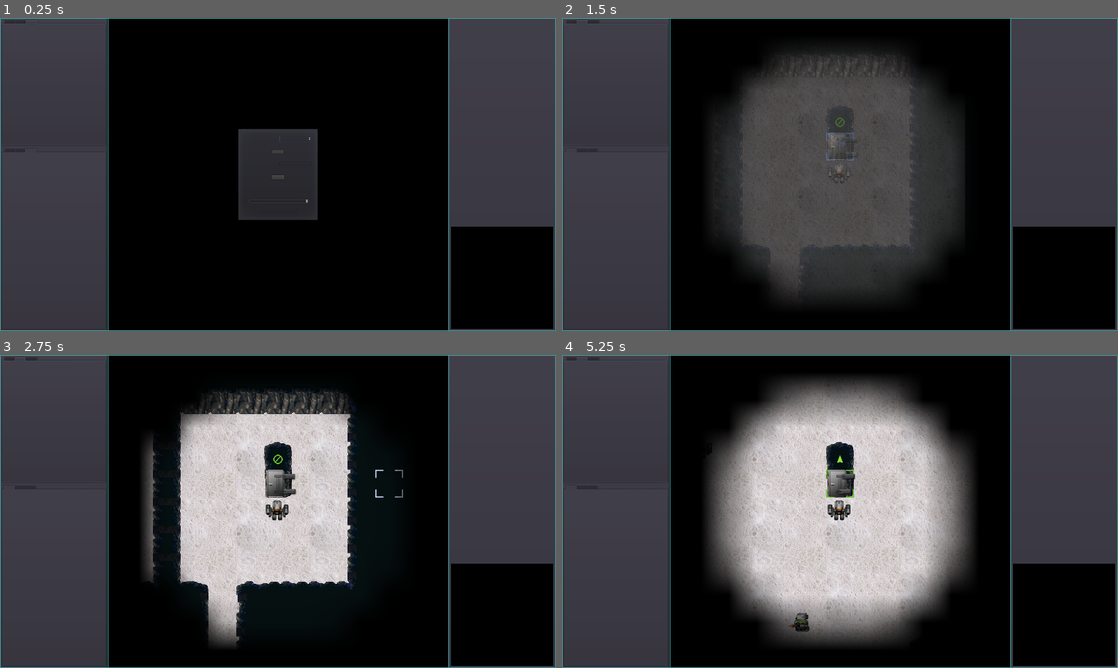
Above: before the commit, frames 1-4 (two rows, left to right).
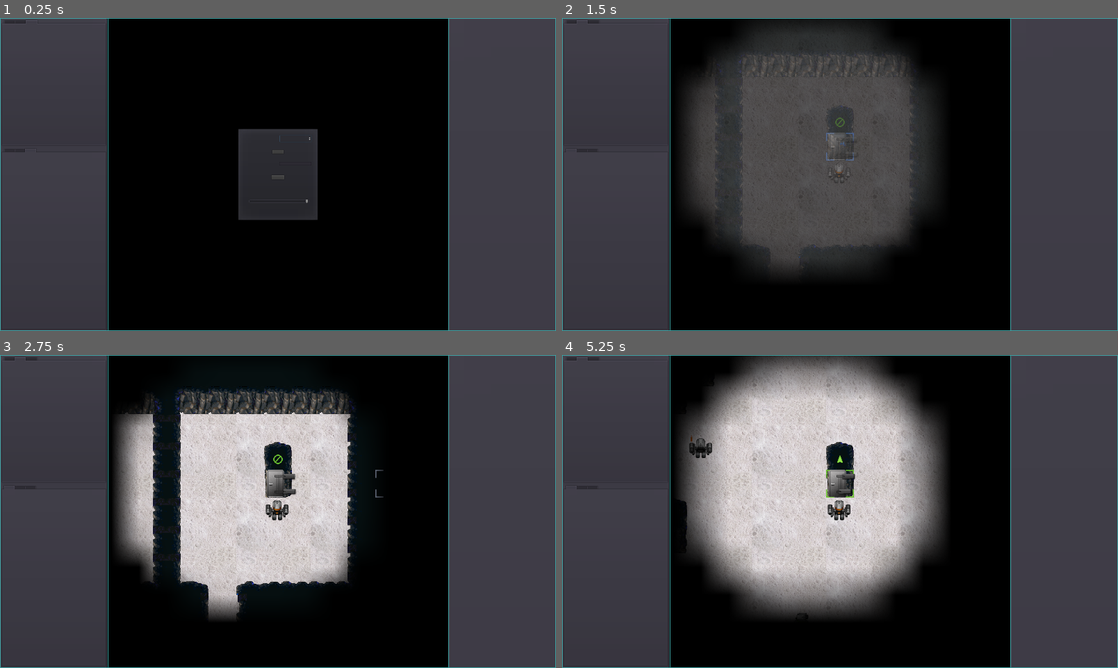
Above: after the commit, the same moments.

Repository: sarrowsmith/quasidroid
Game: Godot game, scene res://Main.tscn
Same seed, same stepped clock (60 frames per second), same inputs: the game is played once before the commit and once after it. Sound files missing from this copy of the repository are replaced by a short silence.
Inputs (mouse positions are in pixels of both pictures, inside the frame that each line leads up to):
- Up to frame 1 (0.25 s): no input
- Up to frame 2 (1.5 s): click (856, 165) at 0.52 s; type "12" at 0.6 s; click "New from Seed" at 1.25 s
- Up to frame 3 (2.75 s): tap Enter at 2 s; move the mouse to (400, 495) at 2.02 s; tap R at 2.1 s; click (400, 495) at 2.17 s; tap Space at 2.27 s
- Up to frame 4 (5.25 s): tap Delete (map_reset) at 2.75 s; move the mouse to (728, 527) at 2.77 s; hold S 2.78-3.53 s; tap Q at 2.85 s; tap Space at 3.02, 4.52 s; move the mouse to (895, 442) at 3.52 s; tap F at 3.6 s; move the mouse to (812, 574) at 4.27 s; tap U at 4.35 s; click (812, 574) at 4.42 s; move the mouse to (1006, 558) at 5.02 s; hold S from 5.03 s (still down); tap O at 5.1 s

The runs differ from the first frame. In frame 1, 6.0% of the frame differs, in the area x 81-100%, y 66-100%; in frame 2, 18%; in frame 3, 12%; in frame 4, 31%, in the area x 20-100%, y 0-100%.

Commit message:
checlpoint

Diff:
--- a/Main.gd
+++ b/Main.gd
@@ -14,7 +14,7 @@
 var save = false
 
 onready var world = $World
-onready var world_size = $World.world_size
+onready var world_size = world.world_size
 onready var saved_games = $Dialogs.find_node("SavedGames")
 onready var master_index = AudioServer.get_bus_index("Master")
 onready var audio = $AudioBankPlayer
@@ -259,7 +259,7 @@
 func set_zoom(out: bool):
 	world.zoomed = out
 	var scale = Vector2.ONE / (3.0 if out else 1.0)
-	$World.scale = scale
+	world.scale = scale
 	$Frame.scale = scale
 	if out:
 		view_to(world.world_size / 6.0, ViewMode.FREE)
--- a/Main.tscn
+++ b/Main.tscn
@@ -12,10 +12,8 @@
 [ext_resource path="res://resources/Resources/default_theme.tres" type="Theme" id=10]
 [ext_resource path="res://AudioBankPlayer.tscn" type="PackedScene" id=11]
 
-[sub_resource type="ImageTexture" id=1]
-flags = 1
-flags = 1
-size = Vector2( 352, 352 )
+[sub_resource type="ViewportTexture" id=1]
+viewport_path = NodePath("Viewport")
 
 [node name="Main" type="Node2D"]
 script = ExtResource( 2 )
@@ -31,6 +29,12 @@
 rogue_status_path = NodePath("../View/PanelL/Split/LowerPanel/Scan/Scan")
 log_path = NodePath("../View/PanelR/Split/Log/Info")
 map_panel_path = NodePath("../View/PanelR/Split/Map")
+
+[node name="Viewport" type="Viewport" parent="."]
+size = Vector2( 3072, 3072 )
+size_override_stretch = true
+transparent_bg = true
+handle_input_locally = false
 
 [node name="Frame" type="Node2D" parent="."]
 
@@ -559,20 +563,18 @@
 [node name="Split" type="VSplitContainer" parent="View/PanelR"]
 margin_left = 7.0
 margin_top = 7.0
-margin_right = 365.0
-margin_bottom = 1073.0
+margin_right = 3079.0
+margin_bottom = 3104.0
 split_offset = 176
 dragger_visibility = 2
 
 [node name="Log" type="ScrollContainer" parent="View/PanelR/Split"]
-margin_right = 358.0
-margin_bottom = 689.0
+margin_right = 3072.0
 size_flags_horizontal = 3
 size_flags_vertical = 3
 
 [node name="Info" type="RichTextLabel" parent="View/PanelR/Split/Log"]
-margin_right = 358.0
-margin_bottom = 689.0
+margin_right = 3072.0
 rect_clip_content = false
 focus_mode = 2
 size_flags_horizontal = 3
@@ -586,20 +588,18 @@
 scroll_following = true
 selection_enabled = true
 
-[node name="Map" type="CenterContainer" parent="View/PanelR/Split"]
-margin_top = 689.0
-margin_right = 358.0
-margin_bottom = 1066.0
+[node name="Map" type="MarginContainer" parent="View/PanelR/Split"]
+margin_right = 3072.0
+margin_bottom = 3097.0
 size_flags_horizontal = 3
 size_flags_vertical = 7
 
 [node name="Container" type="VBoxContainer" parent="View/PanelR/Split/Map"]
-margin_left = 3.0
-margin_right = 355.0
-margin_bottom = 377.0
+margin_right = 3072.0
+margin_bottom = 3097.0
 
 [node name="MapLabel" type="RichTextLabel" parent="View/PanelR/Split/Map/Container"]
-margin_right = 352.0
+margin_right = 3072.0
 margin_bottom = 21.0
 size_flags_horizontal = 3
 size_flags_vertical = 5
@@ -614,10 +614,10 @@
 fit_content_height = true
 scroll_active = false
 
-[node name="MapImage" type="TextureRect" parent="View/PanelR/Split/Map/Container"]
+[node name="MapTexture" type="TextureRect" parent="View/PanelR/Split/Map/Container"]
 margin_top = 25.0
-margin_right = 352.0
-margin_bottom = 377.0
+margin_right = 3072.0
+margin_bottom = 3097.0
 size_flags_horizontal = 3
 size_flags_vertical = 3
 texture = SubResource( 1 )
--- a/levels/Level.gd
+++ b/levels/Level.gd
@@ -48,7 +48,7 @@
 	world = find_parent("World")
 	var image_width = world.world_size.x / CELL_SIZE
 	var image_height = world.world_size.y / CELL_SIZE
-	fog_image.create(image_width + 2, image_height + 2, false, Image.FORMAT_RGBAH)
+	fog_image.create(image_width + 4, image_height + 4, false, Image.FORMAT_RGBAH)
 	fog_image.fill(Color.black)
 	fog.scale *= CELL_SIZE
 	light_image.convert(Image.FORMAT_RGBAH)
--- a/levels/Level.tscn
+++ b/levels/Level.tscn
@@ -77,6 +77,7 @@
 
 [node name="Fog" type="Sprite" parent="."]
 material = SubResource( 2 )
+position = Vector2( -96, -96 )
 z_index = 6
 centered = false
 
--- a/resources/Resources/walls_tileset.tres
+++ b/resources/Resources/walls_tileset.tres
@@ -1,6 +1,36 @@
-[gd_resource type="TileSet" load_steps=2 format=2]
+[gd_resource type="TileSet" load_steps=12 format=2]
 
 [ext_resource path="res://resources/Tiles/walls-2.png" type="Texture" id=1]
+
+[sub_resource type="ConvexPolygonShape2D" id=1]
+points = PoolVector2Array( 96, 96, 0, 96, 0, 0, 96, 0 )
+
+[sub_resource type="ConvexPolygonShape2D" id=2]
+points = PoolVector2Array( 96, 96, 0, 96, 0, 0, 96, 0 )
+
+[sub_resource type="ConvexPolygonShape2D" id=3]
+points = PoolVector2Array( 96, 96, 0, 96, 0, 0, 96, 0 )
+
+[sub_resource type="ConvexPolygonShape2D" id=4]
+points = PoolVector2Array( 96, 96, 0, 96, 0, 0, 96, 0 )
+
+[sub_resource type="ConvexPolygonShape2D" id=5]
+points = PoolVector2Array( 96, 96, 0, 96, 0, 0, 96, 0 )
+
+[sub_resource type="ConvexPolygonShape2D" id=6]
+points = PoolVector2Array( 96, 96, 0, 96, 0, 0, 96, 0 )
+
+[sub_resource type="ConvexPolygonShape2D" id=7]
+points = PoolVector2Array( 96, 96, 0, 96, 0, 0, 96, 0 )
+
+[sub_resource type="ConvexPolygonShape2D" id=8]
+points = PoolVector2Array( 96, 96, 0, 96, 0, 0, 96, 0 )
+
+[sub_resource type="ConvexPolygonShape2D" id=9]
+points = PoolVector2Array( 96, 96, 0, 96, 0, 0, 96, 0 )
+
+[sub_resource type="ConvexPolygonShape2D" id=10]
+points = PoolVector2Array( 96, 96, 0, 96, 0, 0, 96, 0 )
 
 [resource]
 0/name = "walls-2.png 0"
@@ -22,7 +52,68 @@
 0/navigation_offset = Vector2( 0, 0 )
 0/shape_offset = Vector2( 0, 0 )
 0/shape_transform = Transform2D( 1, 0, 0, 1, 0, 0 )
+0/shape = SubResource( 1 )
 0/shape_one_way = false
-0/shape_one_way_margin = 0.0
-0/shapes = [  ]
+0/shape_one_way_margin = 1.0
+0/shapes = [ {
+"autotile_coord": Vector2( 0, 0 ),
+"one_way": false,
+"one_way_margin": 1.0,
+"shape": SubResource( 1 ),
+"shape_transform": Transform2D( 1, 0, 0, 1, 0, 0 )
+}, {
+"autotile_coord": Vector2( 1, 0 ),
+"one_way": false,
+"one_way_margin": 1.0,
+"shape": SubResource( 2 ),
+"shape_transform": Transform2D( 1, 0, 0, 1, 0, 0 )
+}, {
+"autotile_coord": Vector2( 2, 0 ),
+"one_way": false,
+"one_way_margin": 1.0,
+"shape": SubResource( 3 ),
+"shape_transform": Transform2D( 1, 0, 0, 1, 0, 0 )
+}, {
+"autotile_coord": Vector2( 3, 0 ),
+"one_way": false,
+"one_way_margin": 1.0,
+"shape": SubResource( 4 ),
+"shape_transform": Transform2D( 1, 0, 0, 1, 0, 0 )
+}, {
+"autotile_coord": Vector2( 4, 0 ),
+"one_way": false,
+"one_way_margin": 1.0,
+"shape": SubResource( 5 ),
+"shape_transform": Transform2D( 1, 0, 0, 1, 0, 0 )
+}, {
+"autotile_coord": Vector2( 5, 0 ),
+"one_way": false,
+"one_way_margin": 1.0,
+"shape": SubResource( 6 ),
+"shape_transform": Transform2D( 1, 0, 0, 1, 0, 0 )
+}, {
+"autotile_coord": Vector2( 6, 0 ),
+"one_way": false,
+"one_way_margin": 1.0,
+"shape": SubResource( 7 ),
+"shape_transform": Transform2D( 1, 0, 0, 1, 0, 0 )
+}, {
+"autotile_coord": Vector2( 7, 0 ),
+"one_way": false,
+"one_way_margin": 1.0,
+"shape": SubResource( 8 ),
+"shape_transform": Transform2D( 1, 0, 0, 1, 0, 0 )
+}, {
+"autotile_coord": Vector2( 8, 0 ),
+"one_way": false,
+"one_way_margin": 1.0,
+"shape": SubResource( 9 ),
+"shape_transform": Transform2D( 1, 0, 0, 1, 0, 0 )
+}, {
+"autotile_coord": Vector2( 9, 0 ),
+"one_way": false,
+"one_way_margin": 1.0,
+"shape": SubResource( 10 ),
+"shape_transform": Transform2D( 1, 0, 0, 1, 0, 0 )
+} ]
 0/z_index = 0
